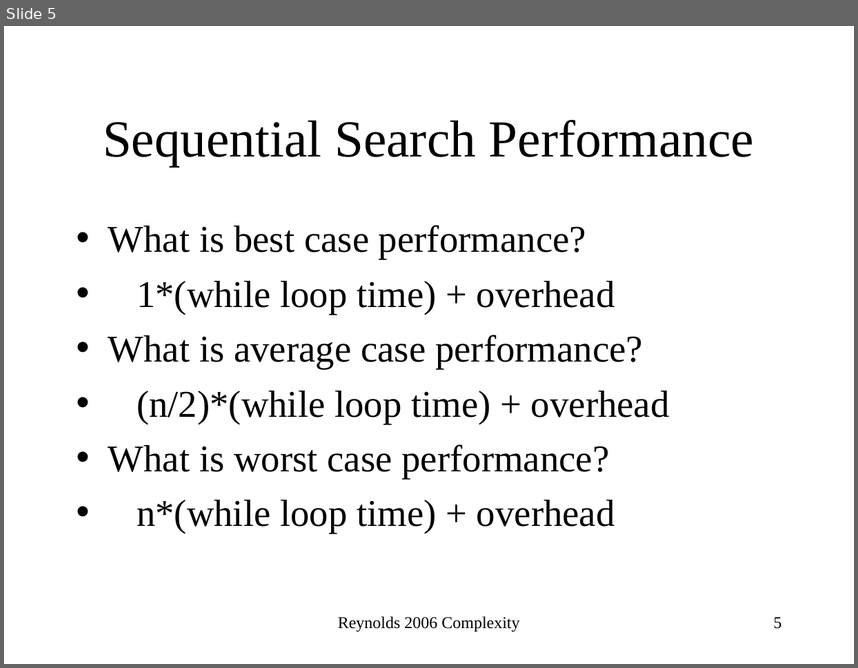
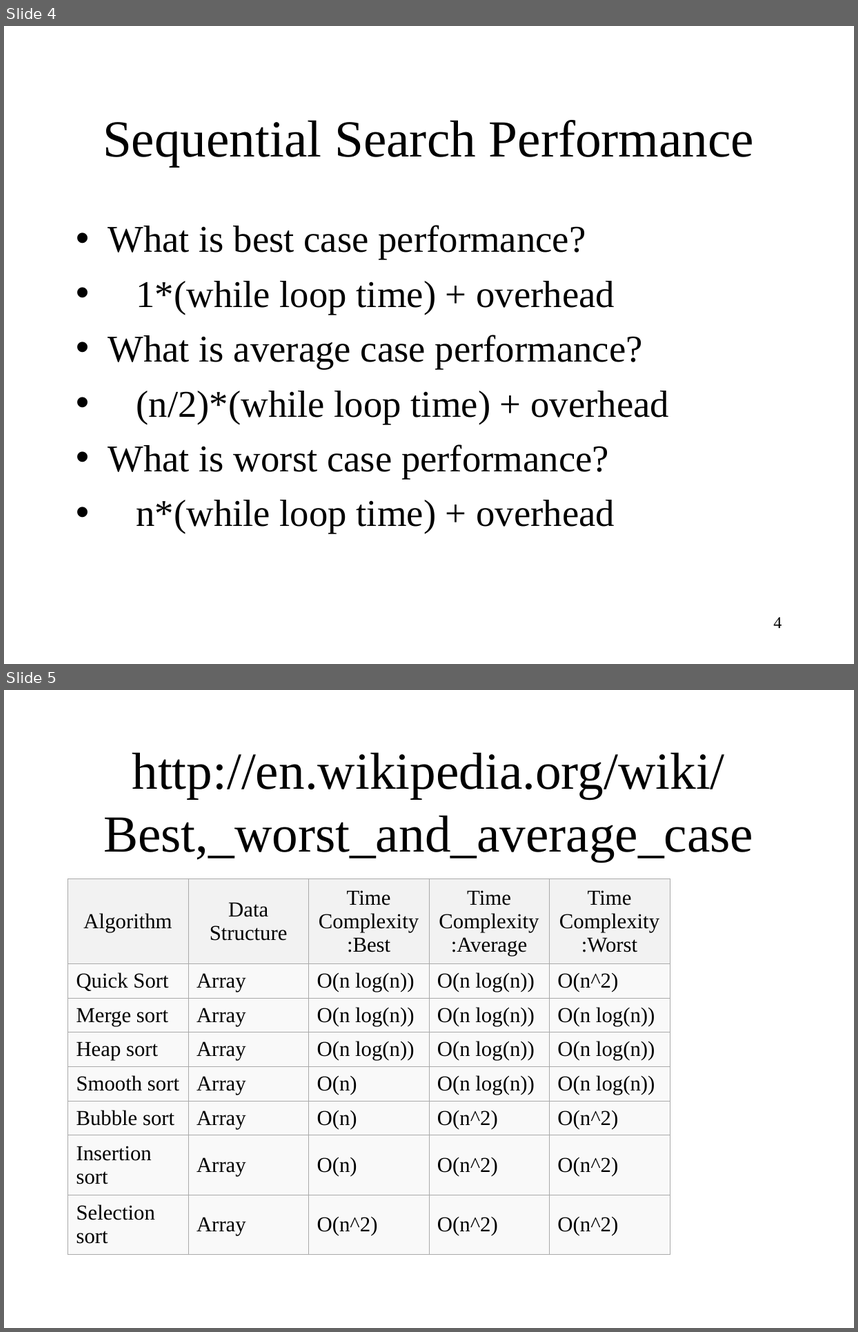
Before and after one commit to kartikshahc/testing, a slide deck: ComplexityAnalysis.ppt. Shown one above the other, each under a label of ours: slide 5 before the commit, slides 4 and 5 after it. The pictures are 858x668 and 858x1332 pixels, drawn with LibreOffice and Linux fonts; fonts in the diff are those of the drawing. Boxes give left, top, right and bottom in pixels: in the first picture for what was removed or moved away, otherwise in the second. Text is boxed around its words. In the diff, an @@ line names an element or a change of style, - is before the commit and + after.

```diff
--- a/ComplexityAnalysis.ppt
+++ b/ComplexityAnalysis.ppt
@@ slide 5 added at [4, 690, 854, 1328], background #FFFFFF @@
@@ title added at [103, 752, 753, 861], 44 pt, text #000000 @@
+http://en.wikipedia.org/wiki/Best,_worst_and_average_case
@@ table added at [67, 879, 671, 1253], 8 rows, 5 columns @@
+Algorithm | Data Structure | Time Complexity:Best | Time Complexity:Average | Time Complexity:Worst
+Quick Sort | Array | O(n log(n)) | O(n log(n)) | O(n^2)
+Merge sort | Array | O(n log(n)) | O(n log(n)) | O(n log(n))
+Heap sort | Array | O(n log(n)) | O(n log(n)) | O(n log(n))
+Smooth sort | Array | O(n) | O(n log(n)) | O(n log(n))
+Bubble sort | Array | O(n) | O(n^2) | O(n^2)
+Insertion sort | Array | O(n) | O(n^2) | O(n^2)
+Selection sort | Array | O(n^2) | O(n^2) | O(n^2)
@@ what was slide 5 is now slide 4 @@
@@ slide 4 changed as well @@
@@ text removed at [338, 616, 519, 631] @@
-Reynolds 2006 Complexity
@@ page number at [773, 617, 782, 628]: text changed @@
-5
+4
```
Also in this commit, not shown: 12 other slides changed, 13 other slides added, 14 slides removed, 3 other files.
